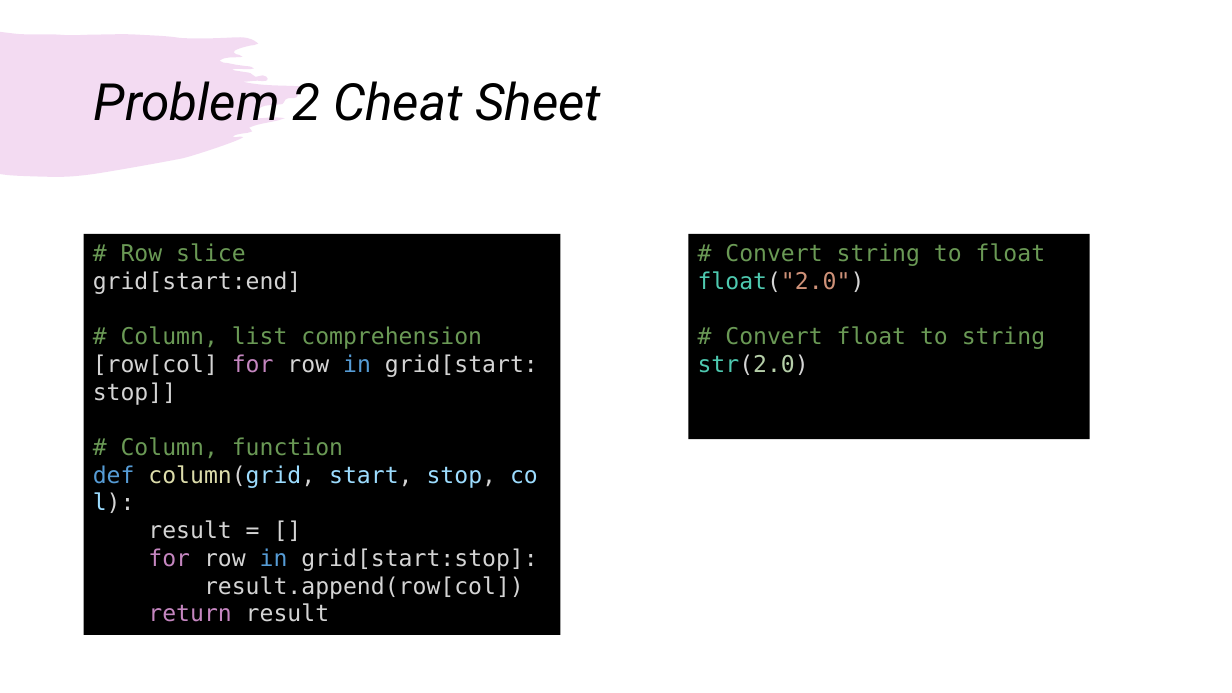
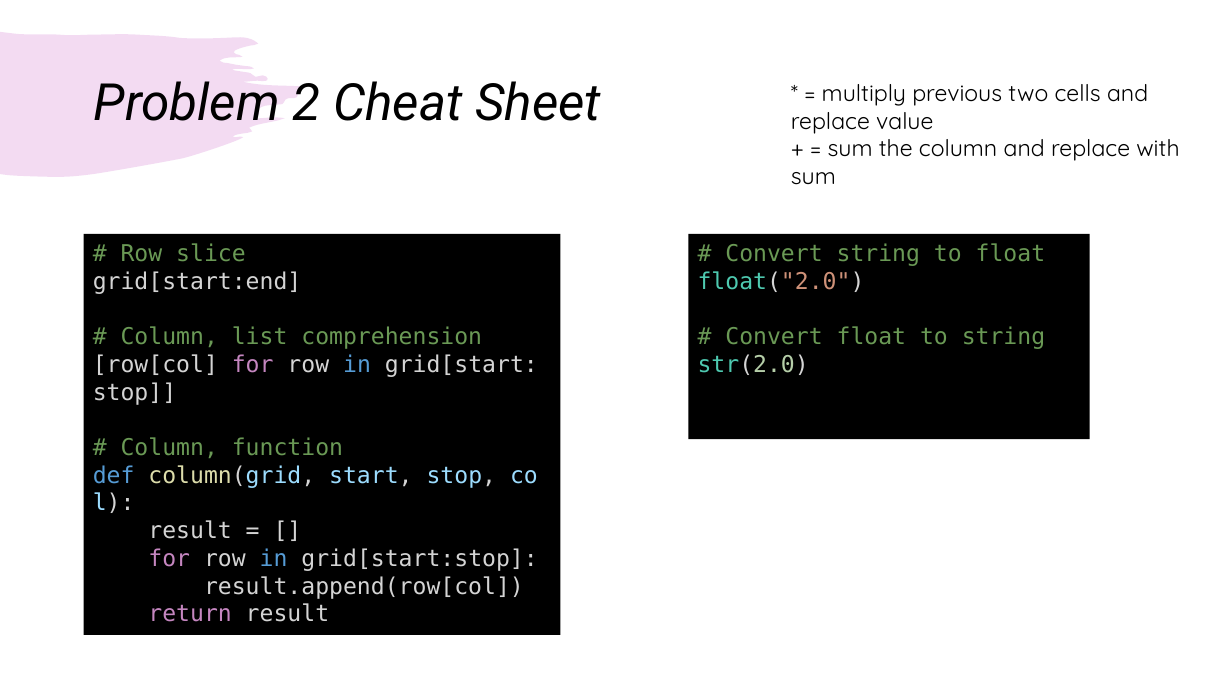
Before and after one commit to areddish/python_grids, a slide deck: slide 18 of Presentation.pptx. Drawn at 1232x693 pixels with LibreOffice and Linux fonts; fonts in the diff are those of the drawing. Boxes give left, top, right and bottom in pixels: in the first picture for what was removed or moved away, otherwise in the second. Text is boxed around its words. In the diff, an @@ line names an element or a change of style, - is before the commit and + after.

```diff
--- a/Presentation.pptx
+++ b/Presentation.pptx
@@ text added at <box>791,84,1179,185</box>, 18 pt, text #000000 @@
+* = multiply previous two cells and replace value
++ = sum the column and replace with sum
```
Also in this commit, not shown: 2 other slides changed, 3 other files.
